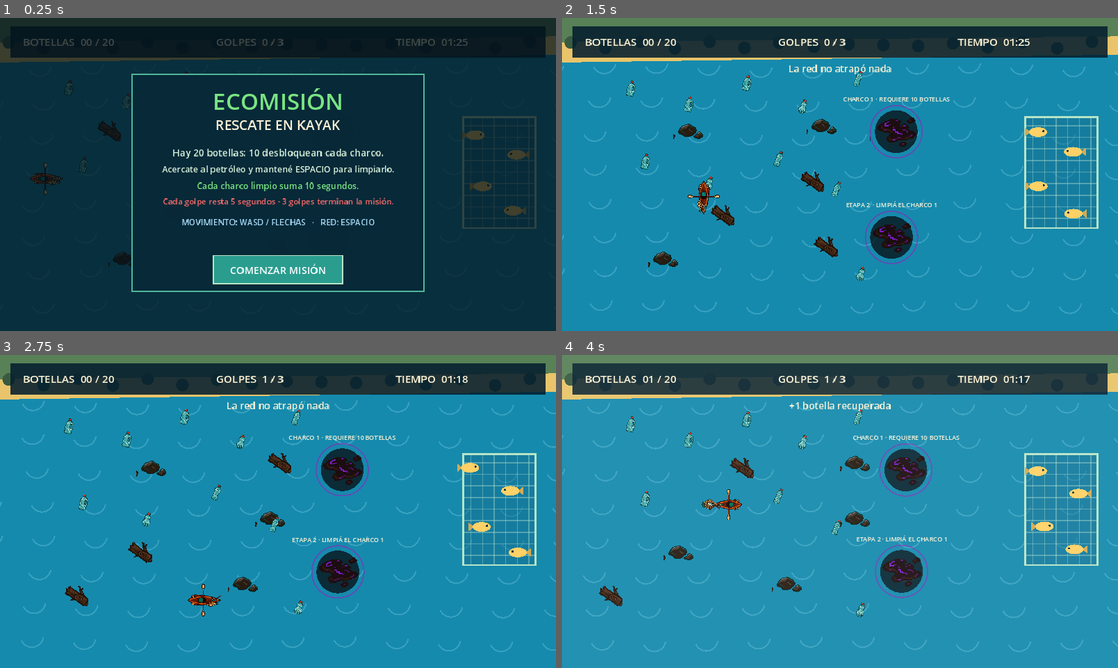
Above: before the commit, frames 1-4 (two rows, left to right).
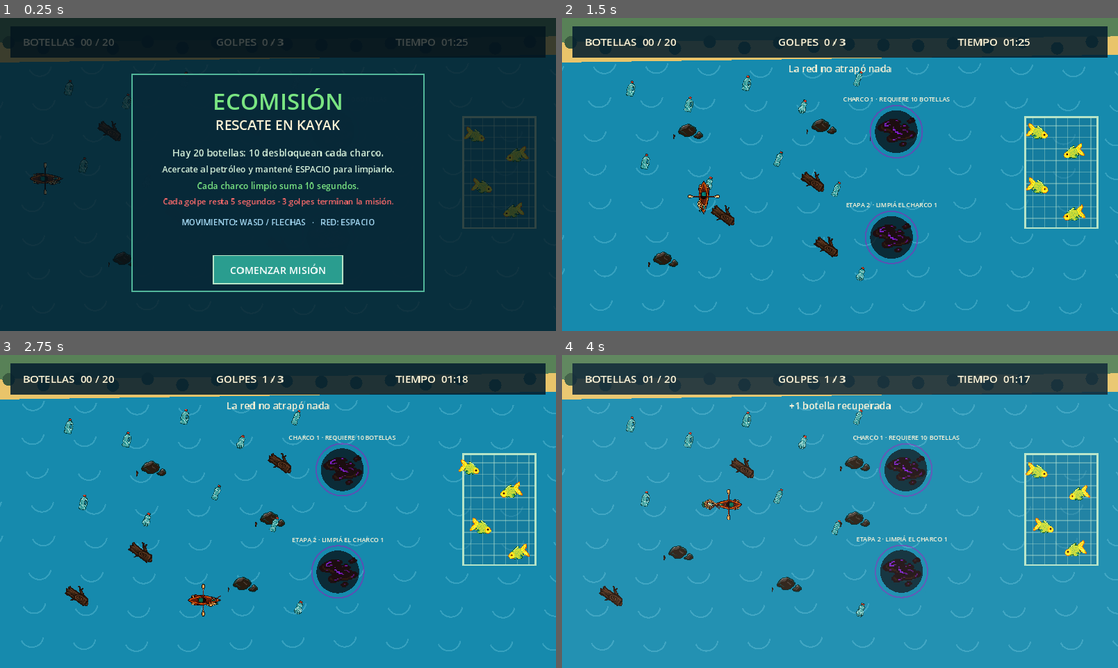
Above: after the commit, the same moments.

Repository: zeba673/Desafio2-Hackathon-SanRafael-2026
Game: Godot game, scene res://main.tscn
The game is run twice, just before and just after one commit, with the same random seed, the same clock (stepped at 60 frames per second) and the same inputs. Sound files missing from this copy of the repository are replaced by a short silence.
Inputs (mouse positions are in pixels of both pictures, inside the frame that each line leads up to):
- Up to frame 1 (0.25 s): no input
- Up to frame 2 (1.5 s): tap Enter at 0.5, 0.6, 1.35 s; move the mouse to (962, 158) at 0.52 s; hold D 0.53-1.28 s; click (962, 158) at 0.67 s; tap Space at 0.77 s; move the mouse to (728, 190) at 1.27 s; hold S from 1.28 s (still down)
- Up to frame 3 (2.75 s): tap Space at 1.52 s; move the mouse to (333, 442) at 2.02 s; release S at 2.03 s; hold D from 2.03 s (still down); tap Enter at 2.1 s
- Up to frame 4 (4 s): move the mouse to (812, 574) at 2.77 s; release D at 2.78 s; hold W 2.78-3.53 s; tap Enter at 2.85, 3.6 s; click (812, 574) at 2.92 s; tap Space at 3.02, 3.77 s; move the mouse to (1006, 558) at 3.52 s; hold A from 3.53 s (still down)

The runs differ from the first frame. In frame 1, 0.3% of the frame differs, in the area x 83-96%, y 34-64%; in frame 2, 0.5%, in the area x 83-95%, y 33-65%; in frame 3, 0.5%; in frame 4, 0.5%.

Commit message:
Integrate animated fish state sprites

Diff:
--- a/main.gd
+++ b/main.gd
@@ -5,6 +5,7 @@
 
 const KAYAK_SHEET = preload("res://assets/kayak-net-sprites-transparent.png")
 const OBJECT_SHEET = preload("res://assets/river-object-sprites.png")
+const FISH_STATE_SHEET = preload("res://assets/fish-state-sprites.png")
 const RIVER_AMBIENCE = preload("res://assets/audio/river_ambience.wav")
 const WATER_IMPACT = preload("res://assets/audio/water_impact.wav")
 const COLLECT_SOUND = preload("res://assets/audio/collect.wav")
@@ -416,34 +417,17 @@
 
 
 func draw_fish(at: Vector2, faces_right: bool) -> void:
-	var facing := 1.0 if faces_right else -1.0
-	draw_set_transform(at, 0.0, Vector2(facing, 1.0))
+	var frame := 0
 	if not fish_alive:
-		draw_circle(Vector2(15, 0), 8.0, Color("#d9e2ec"), false, 3.0)
-		draw_line(Vector2(-24, 0), Vector2(8, 0), Color("#d9e2ec"), 3.0)
-		for rib_x in range(-18, 7, 7):
-			draw_line(Vector2(rib_x, -8), Vector2(rib_x + 4, 8), Color("#d9e2ec"), 2.0)
-		draw_colored_polygon(PackedVector2Array([Vector2(-24, 0), Vector2(-36, -10), Vector2(-36, 10)]), Color("#d9e2ec"))
-		draw_line(Vector2(12, -4), Vector2(18, 2), CORAL, 2.0)
-		draw_line(Vector2(18, -4), Vector2(12, 2), CORAL, 2.0)
-	else:
-		var sick := state == GameState.PLAYING and time_left <= 25.0 and not all_oil_clean()
-		var color := Color("#a3b18a") if sick else Color("#ffd166")
-		draw_colored_polygon(PackedVector2Array([Vector2(-16, 0), Vector2(-27, -9), Vector2(-27, 9)]), color.darkened(0.18))
-		draw_fish_body(Vector2.ZERO, Vector2(19, 10), color)
-		draw_circle(Vector2(11, -2), 2.2, Color("#102a43"))
-		if sick:
-			draw_circle(Vector2(-2, -4), 3.0, Color("#4a5759"))
-			draw_line(Vector2(3, 5), Vector2(10, 8), Color("#4a5759"), 3.0)
+		frame = 2
+	elif state == GameState.PLAYING and time_left <= 25.0 and not all_oil_clean():
+		frame = 1
+	var facing := -1.0 if faces_right else 1.0
+	var pulse := 1.0 + sin(wave_time * 3.4 + at.y) * 0.035
+	var tilt := sin(wave_time * 2.1 + at.x) * (0.025 if frame == 0 else 0.07)
+	draw_set_transform(at, tilt, Vector2(facing * pulse, pulse))
+	draw_texture_rect_region(FISH_STATE_SHEET, Rect2(-28, -28, 56, 56), Rect2(frame * 64, 0, 64, 64))
 	draw_set_transform(Vector2.ZERO, 0.0, Vector2.ONE)
-
-
-func draw_fish_body(center: Vector2, radius: Vector2, color: Color) -> void:
-	var points := PackedVector2Array()
-	for index in range(24):
-		var angle := TAU * float(index) / 24.0
-		points.append(center + Vector2(cos(angle) * radius.x, sin(angle) * radius.y))
-	draw_colored_polygon(points, color)
 
 
 func draw_rock(at: Vector2) -> void:
Binary file added: assets/fish-state-sprites.png
Not shown, added: assets/fish-state-sprites.png.import
